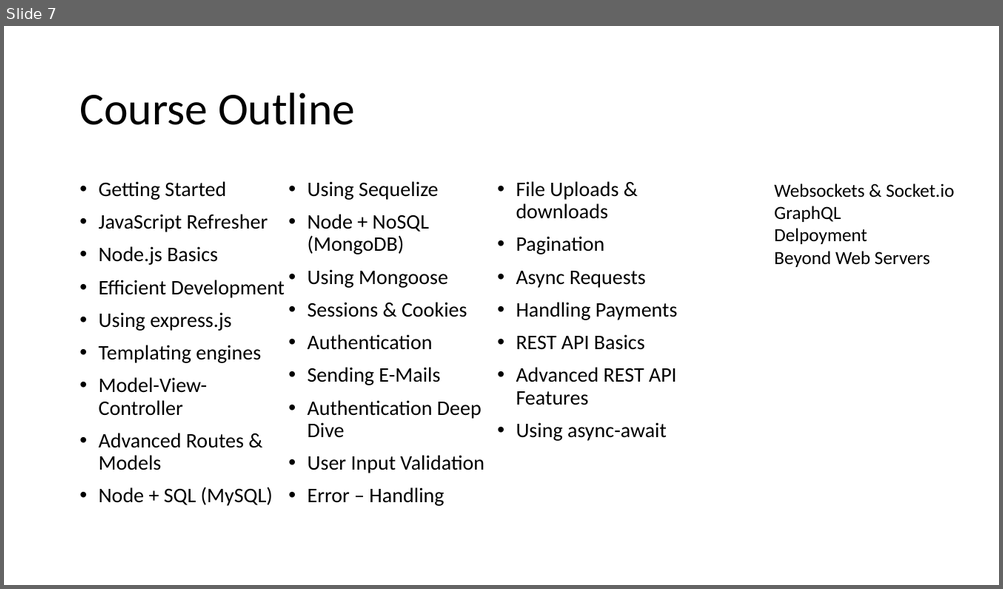
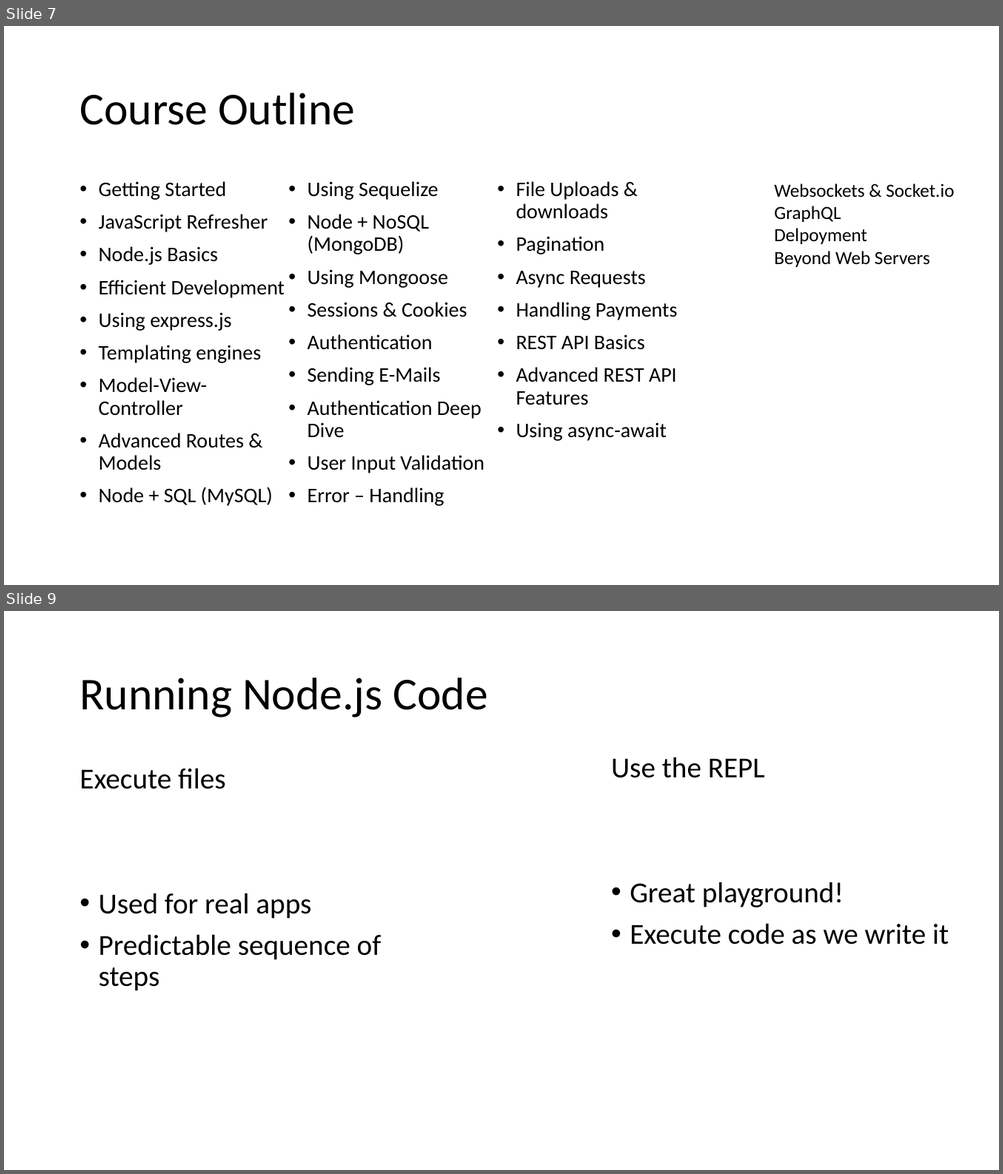
Before and after one commit to PiyushChaturvedii/Batch04, a slide deck: What is Node.pptx. Shown one above the other, each under a label of ours: slide 7 before the commit, slides 7 and 9 after it; the slides between them are not shown. The pictures are 1003x589 and 1003x1174 pixels, drawn with LibreOffice and Linux fonts; fonts in the diff are those of the drawing. Boxes give left, top, right and bottom in pixels: in the first picture for what was removed or moved away, otherwise in the second. Text is boxed around its words. In the diff, an @@ line names an element or a change of style, - is before the commit and + after.

```diff
--- a/What is Node.pptx
+++ b/What is Node.pptx
@@ slide 9 added at (x1=4, y1=611, x2=999, y2=1170), background #FFFFFF @@
@@ title added at (x1=79, y1=678, x2=488, y2=718), 44 pt, text #000000 @@
+Running Node.js Code
@@ text added at (x1=611, y1=757, x2=948, y2=945), 28 pt, text #000000 @@
+Use the REPL
+• Great playground!
+• Execute code as we write it
@@ text added at (x1=79, y1=768, x2=381, y2=991), 28 pt, text #000000 @@
+Execute files
+• Used for real apps
+• Predictable sequence of steps
```
Also in this commit, not shown: 4 other slides added, 2 other files.
